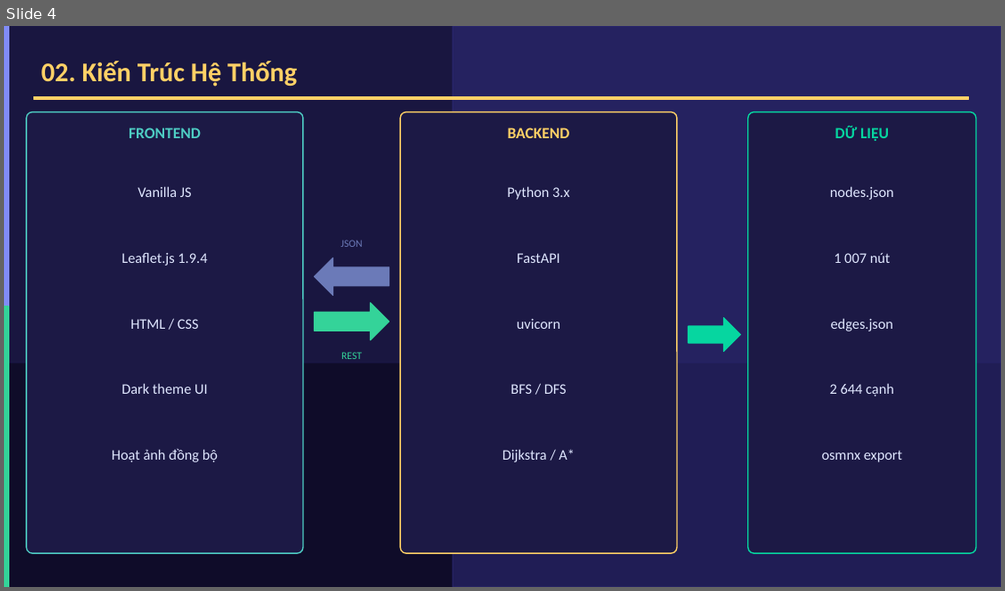
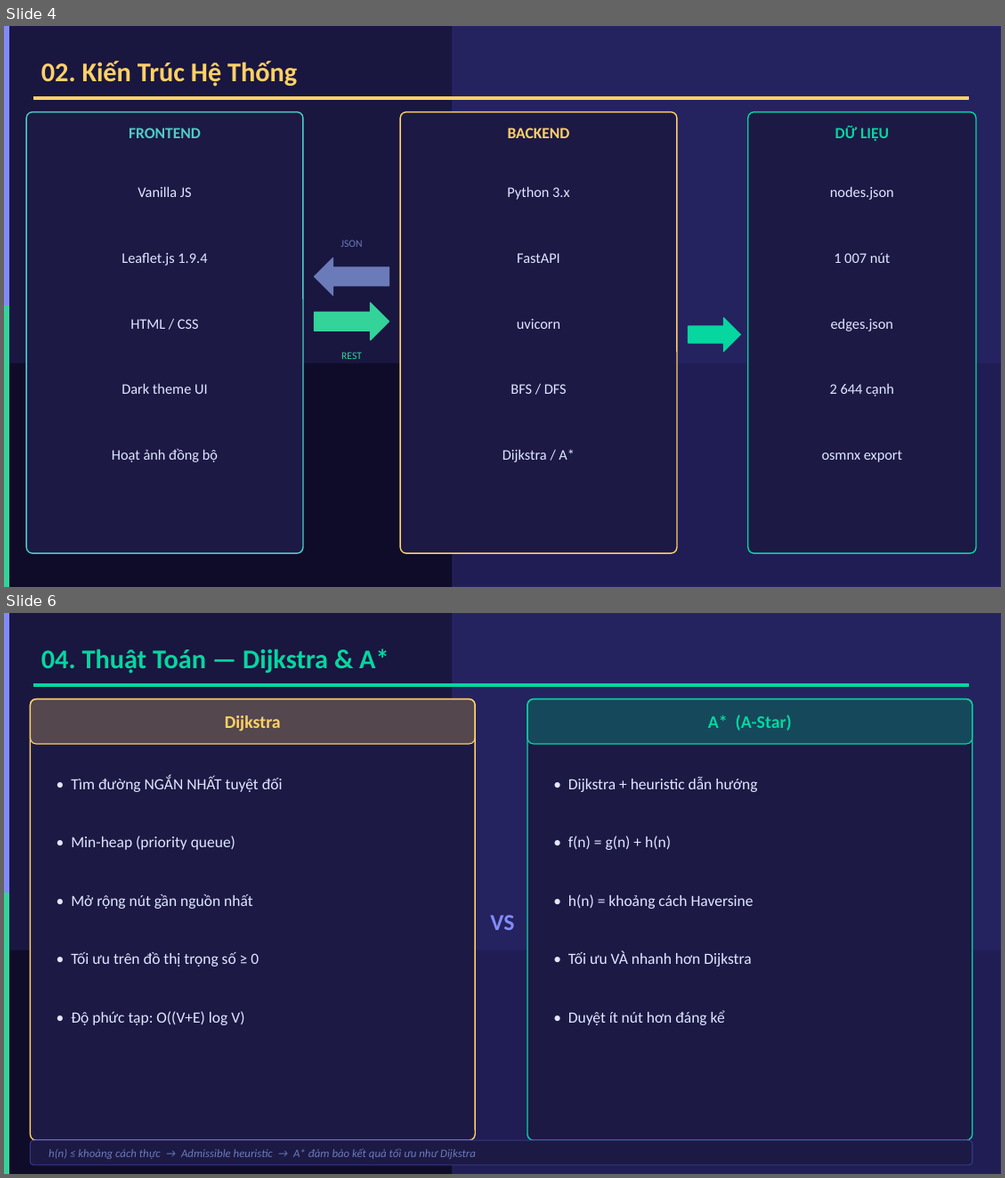
Before and after one commit to huuvietnguyen72/NhapMonAI_PathFinder, a slide deck: ThuyetTrinh_PathFinderAI.pptx. Shown one above the other, each under a label of ours: slide 4 before the commit, slides 4 and 6 after it; the slides between them are not shown. The pictures are 1005x591 and 1005x1178 pixels, drawn with LibreOffice and Linux fonts; fonts in the diff are those of the drawing. Boxes give left, top, right and bottom in pixels: in the first picture for what was removed or moved away, otherwise in the second. Text is boxed around its words. In the diff, an @@ line names an element or a change of style, - is before the commit and + after.

Commit message:
feat: slide 5-6 thuật toán BFS/DFS và Dijkstra/A*

```diff
--- a/ThuyetTrinh_PathFinderAI.pptx
+++ b/ThuyetTrinh_PathFinderAI.pptx
@@ slide 6 added at (4,613,1001,1174), background #FFFFFF @@
@@ rectangle added at (4,613,1001,1174), fill #0F0C29, outline #0F0C29 1 pt @@
@@ rectangle added at (4,613,1001,949), fill #1E1B4B at 70% opacity, outline #1E1B4B 1 pt @@
@@ rectangle added at (4,613,8,893), fill #818CF8, outline #818CF8 1 pt @@
@@ rectangle added at (453,613,1001,1174), fill #312E81 at 50% opacity, outline #312E81 1 pt @@
@@ text added at (41,649,388,674), 26 pt, text #06D6A0, bold @@
+04. Thuật Toán — Dijkstra & A*
@@ rectangle added at (34,684,969,686), fill #06D6A0, outline #06D6A0 1 pt @@
@@ rounded rectangle added at (30,699,475,1140), fill #1C1945, outline #FFD166 1.2 pt @@
@@ rounded rectangle added at (30,699,475,744), fill #FFD166 at 25% opacity, outline #FFD166 1 pt @@
@@ text added at (225,715,281,731), 17 pt, text #FFD166, bold @@
+Dijkstra
@@ rounded rectangle added at (527,699,972,1140), fill #1C1945, outline #06D6A0 1.2 pt @@
@@ rounded rectangle added at (527,699,972,744), fill #06D6A0 at 25% opacity, outline #06D6A0 1 pt @@
@@ text added at (708,714,792,730), 17 pt, text #06D6A0, bold @@
+A* (A-Star)
@@ text added at (71,776,283,792), 15 pt, text #E0E7FF @@
+• Tìm đường NGẮN NHẤT tuyệt đối
@@ text added at (568,777,757,792), 15 pt, text #E0E7FF @@
+• Dijkstra + heuristic dẫn hướng
@@ text added at (71,835,235,850), 15 pt, text #E0E7FF @@
+• Min-heap (priority queue)
@@ text added at (568,835,671,850), 15 pt, text #E0E7FF @@
+• f(n) = g(n) + h(n)
@@ rectangle added at (4,893,8,1174), fill #34D399, outline #34D399 1 pt @@
@@ text added at (71,894,252,908), 15 pt, text #E0E7FF @@
+• Mở rộng nút gần nguồn nhất
@@ text added at (568,894,753,908), 15 pt, text #E0E7FF @@
+• h(n) = khoảng cách Haversine
@@ text added at (490,915,514,930), 22 pt, text #818CF8, bold @@
+VS
@@ text added at (71,952,259,966), 15 pt, text #E0E7FF @@
+• Tối ưu trên đồ thị trọng số ≥ 0
@@ text added at (568,951,751,966), 15 pt, text #E0E7FF @@
+• Tối ưu VÀ nhanh hơn Dijkstra
@@ text added at (71,1011,244,1025), 15 pt, text #E0E7FF @@
+• Độ phức tạp: O((V+E) log V)
@@ text added at (568,1010,725,1025), 15 pt, text #E0E7FF @@
+• Duyệt ít nút hơn đáng kể
@@ rounded rectangle added at (30,1140,972,1165), fill #1C1945, outline #363780 1 pt @@
@@ text added at (48,1148,476,1159), 11 pt, text #6B7AB8, italic @@
+h(n) ≤ khoảng cách thực → Admissible heuristic → A* đảm bảo kết quả tối ưu như Dijkstra
```
Also in this commit, not shown: 1 other slide added, 1 other file.
